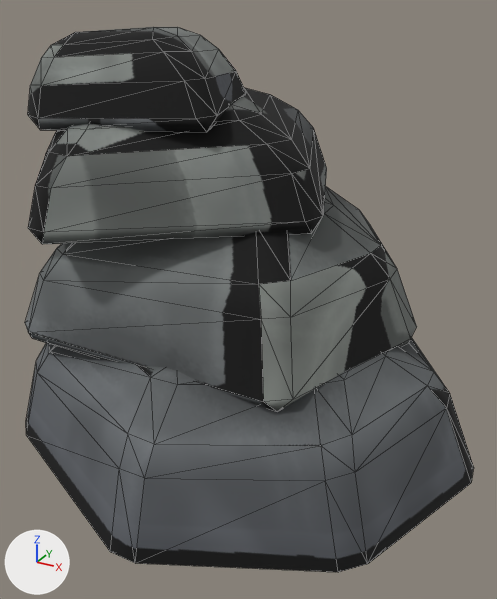
The glTF model assets/models/stack_1.glb, before and after one commit.
The view is the same before and after, from a 50 mm camera at (0.573, -0.981, 0.741) aimed at (0.045, -0.02, 0.261). Lighting does not change. The marker at lower left points along +X, +Y and +Z. The first picture is the older version. Mesh edges are drawn as thin lines. Vertices at exactly the same position are counted once.

Names of what the first picture shows: 'stack_1'.
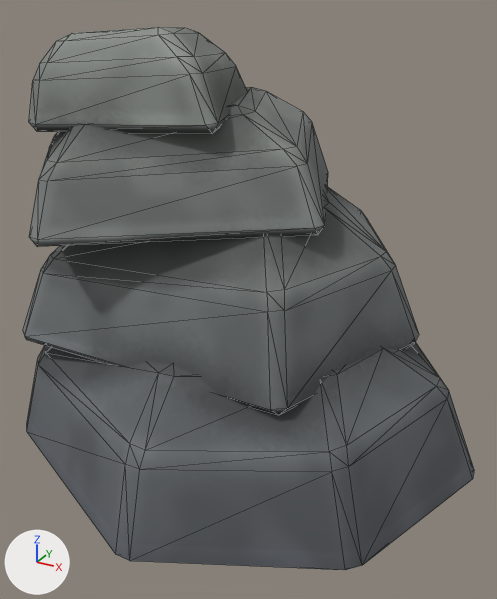
Location of each change, (x1, y1, x2, y2) in pixels of the pictures (497 x 599 px; the box of a moved part takes in the faces that stretch with it):
'stack_1', reshaped
    before: (25, 27, 474, 572)
    after: (23, 27, 474, 570)
part 1 of me_stack_1, moved or reshaped
    before: (128, 343, 433, 446)
    after: (130, 346, 439, 452)
part 2 of me_stack_1, surface changed
    both: (26, 27, 474, 570)

The change in detail:
me_stack_1 has 223 vertices, 430 faces and spans x -0.45..0.45, y -0.4..0.4, z 0.0..0.7.
me_stack_1 is used by ob_stack_1; location (0.0, 0.0, 0.0).
me_stack_1 part 1: 223 of 223 vertices moved; they spanned x -0.45..0.45, y -0.4..0.4, z 0.0..0.7 and now span x -0.45..0.45, y -0.4..0.4, z 0.0..0.7; mean shift (0.001, 0.002, 0.0).
me_stack_1 part 2: 403 kept faces spanning x -0.45..0.45, y -0.4..0.4, z 0.0..0.7 get new texture (UV) coordinates.
